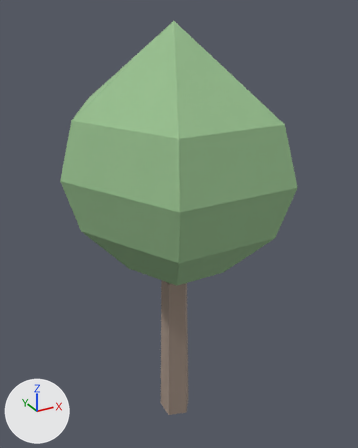
Before and after pictures for a commit that changed the glTF model web/public/models/tree-broadleaf-b-far.glb.
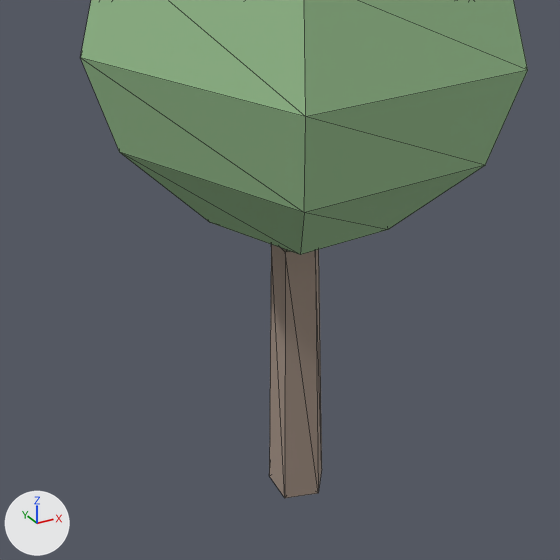
There are two pictures of each version: one whole from a 50 mm lens placed at (-0.51, -0.948, 1.027), pointed at (0.019, 0.013, 0.546), one close up on the part from 5% to 88% of the width and 34% to 100% of the height. Lighting does not change. The marker at lower left points along +X, +Y and +Z. The last two pictures show the newer version. The close-ups show mesh edges as thin lines. Vertices at exactly the same position are counted once.

Names of what the first close-up shows: 'tree-broadleaf-b-far'.
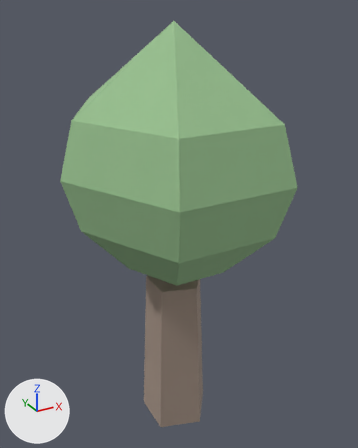
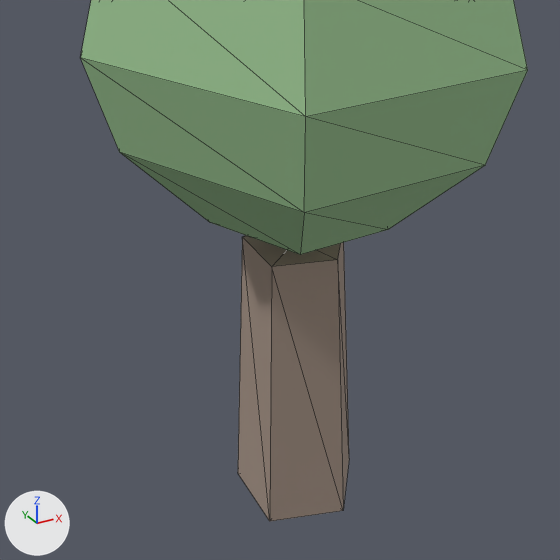
Location of each change, (x1, y1, x2, y2) in pixels of the close-ups (560 x 560 px; the box of a moved part takes in the faces that stretch with it):
'tree-broadleaf-b-far', reshaped: before (81, 0, 528, 498); after (81, 0, 528, 521)
part 1 of me_tree_broadleaf_b_far, moved or reshaped: before (269, 244, 322, 498); after (238, 235, 349, 521)

What changed in the scene script:
```text
Change me_tree_broadleaf_b_far:
    where me_tree_broadleaf_b_far.from_pydata(...)  # 37 vertices, 68 faces; spans x -0.261..0.261, y -0.261..0.261, z 0.0..1.0
    used by ob_tree_broadleaf_b_far; location = (0.0, 0.0, 0.0)
    me_tree_broadleaf_b_far part 1
    me_tree_broadleaf_b_far.vertices[26].co: (0.042, 0.0, 0.0) -> (0.09, 0.0, 0.0)  # pixel (321, 468) -> pixel (349, 458)
    me_tree_broadleaf_b_far.vertices[27].co: (0.01, -0.032, 0.408) -> (0.022, -0.069, 0.408)  # pixel (315, 249) -> pixel (337, 259)
    me_tree_broadleaf_b_far.vertices[28].co: (0.013, -0.04, 0.0) -> (0.028, -0.086, 0.0)  # pixel (318, 493) -> pixel (343, 510)
    me_tree_broadleaf_b_far.vertices[29].co: (0.034, 0.0, 0.408) -> (0.072, 0.0, 0.408)
    me_tree_broadleaf_b_far.vertices[31].co: (-0.027, -0.02, 0.408) -> (-0.059, -0.043, 0.408)  # pixel (285, 252) -> pixel (271, 266)
    me_tree_broadleaf_b_far.vertices[32].co: (-0.034, -0.025, 0.0) -> (-0.073, -0.053, 0.0)  # pixel (284, 498) -> pixel (269, 521)
    me_tree_broadleaf_b_far.vertices[33].co: (-0.027, 0.02, 0.408) -> (-0.059, 0.043, 0.408)  # not seen -> pixel (242, 236)
    me_tree_broadleaf_b_far.vertices[34].co: (-0.034, 0.025, 0.0) -> (-0.073, 0.053, 0.0)  # pixel (269, 476) -> pixel (237, 473)
    me_tree_broadleaf_b_far.vertices[35].co: (0.01, 0.032, 0.408) -> (0.022, 0.069, 0.408)
    me_tree_broadleaf_b_far.vertices[36].co: (0.013, 0.04, 0.0) -> (0.028, 0.086, 0.0)
```
